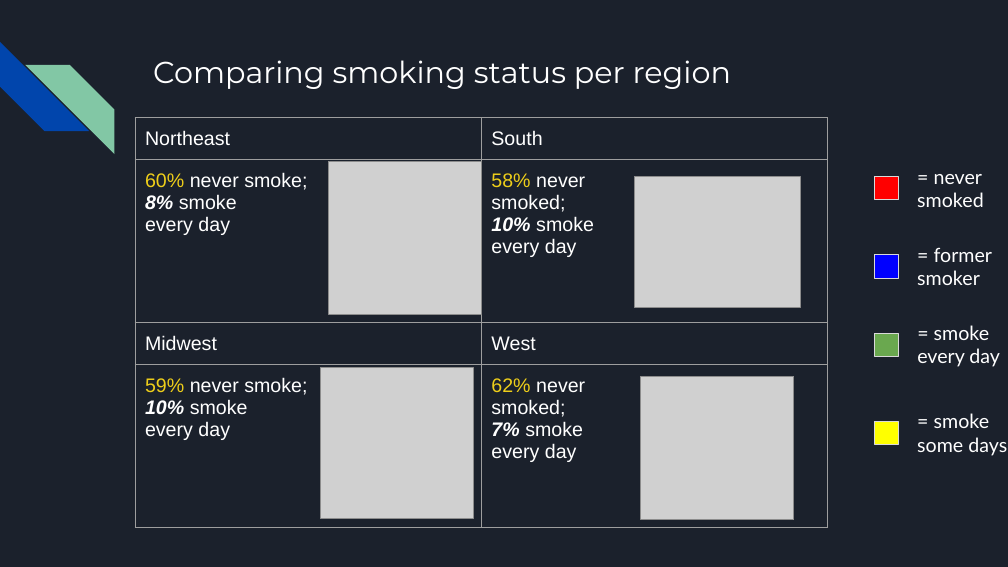
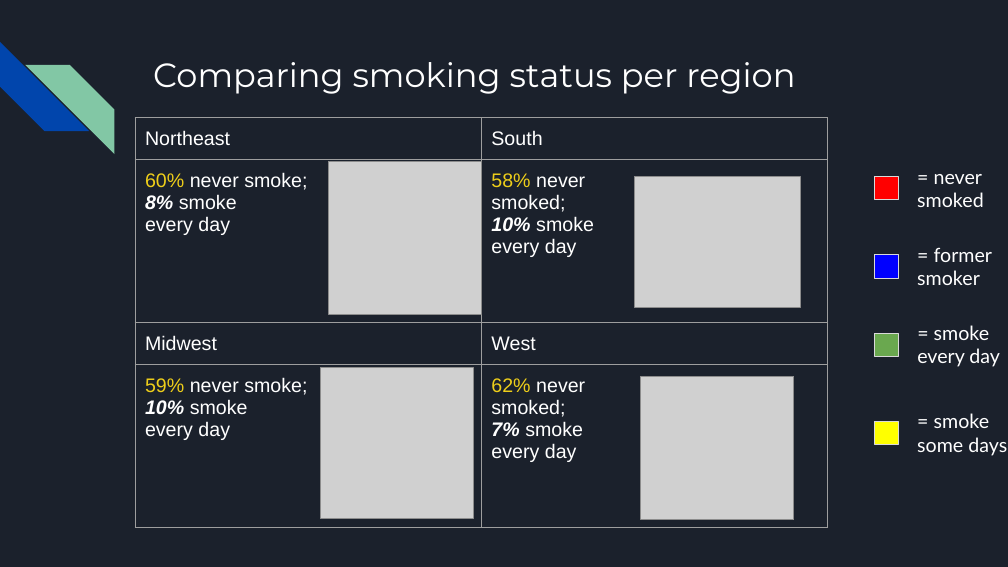
Before and after one commit to anelaherandez/Project_1_Team7, a slide deck: slide 10 of Team 7 .pptx. Drawn at 1008x567 pixels with LibreOffice and Linux fonts; fonts in the diff are those of the drawing; grey boxes stand for pictures. Boxes give left, top, right and bottom in pixels: in the first picture for what was removed or moved away, otherwise in the second. Text is boxed around its words. In the diff, an @@ line names an element or a change of style, - is before the commit and + after.

```diff
--- a/Team 7 .pptx
+++ b/Team 7 .pptx
@@ title "Comparing smoking status per region" at bbox=[153, 62, 795, 94]: size 21.6 to 24 pt @@
```
Also in this commit, not shown: 7 other slides changed.
